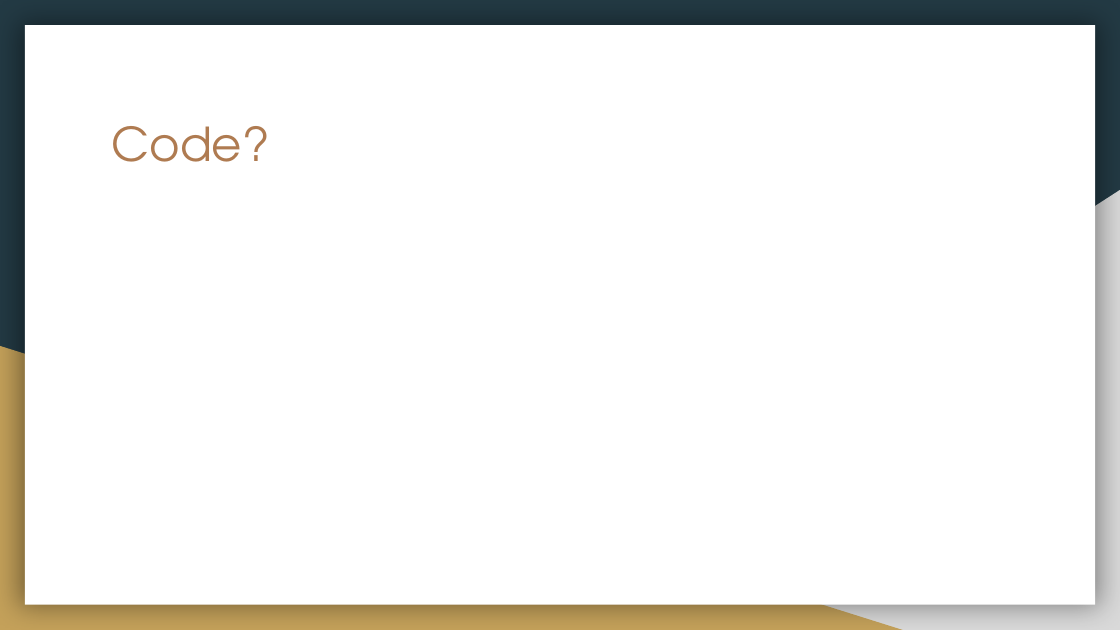
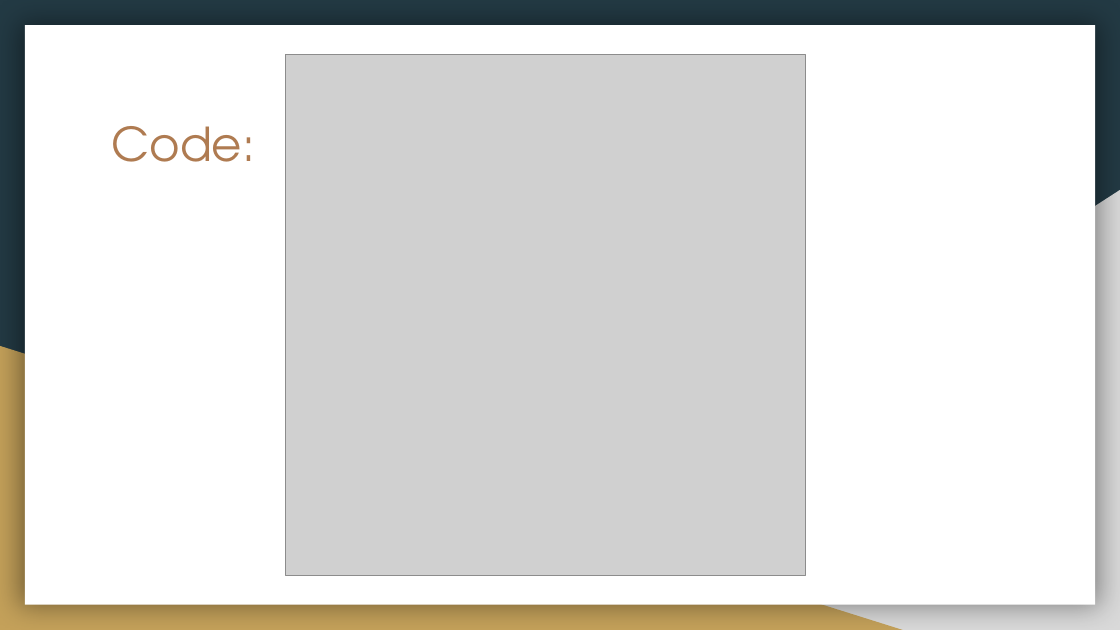
Before and after one commit to Pietro-G/FourColorThm, a slide deck: slide 8 of Four Color Theorem.pptx (slide 7 before the commit). Drawn at 1120x630 pixels with LibreOffice and Linux fonts; fonts in the diff are those of the drawing; grey boxes stand for pictures. Boxes give left, top, right and bottom in pixels: in the first picture for what was removed or moved away, otherwise in the second. Text is boxed around its words. In the diff, an @@ line names an element or a change of style, - is before the commit and + after.

```diff
--- a/Four Color Theorem.pptx
+++ b/Four Color Theorem.pptx
@@ picture added at [286,54,806,575] @@
@@ title at [112,126,256,162]: text changed @@
-Code?
+Code:
```
Also in this commit, not shown: 2 other slides changed, 2 slides added.
